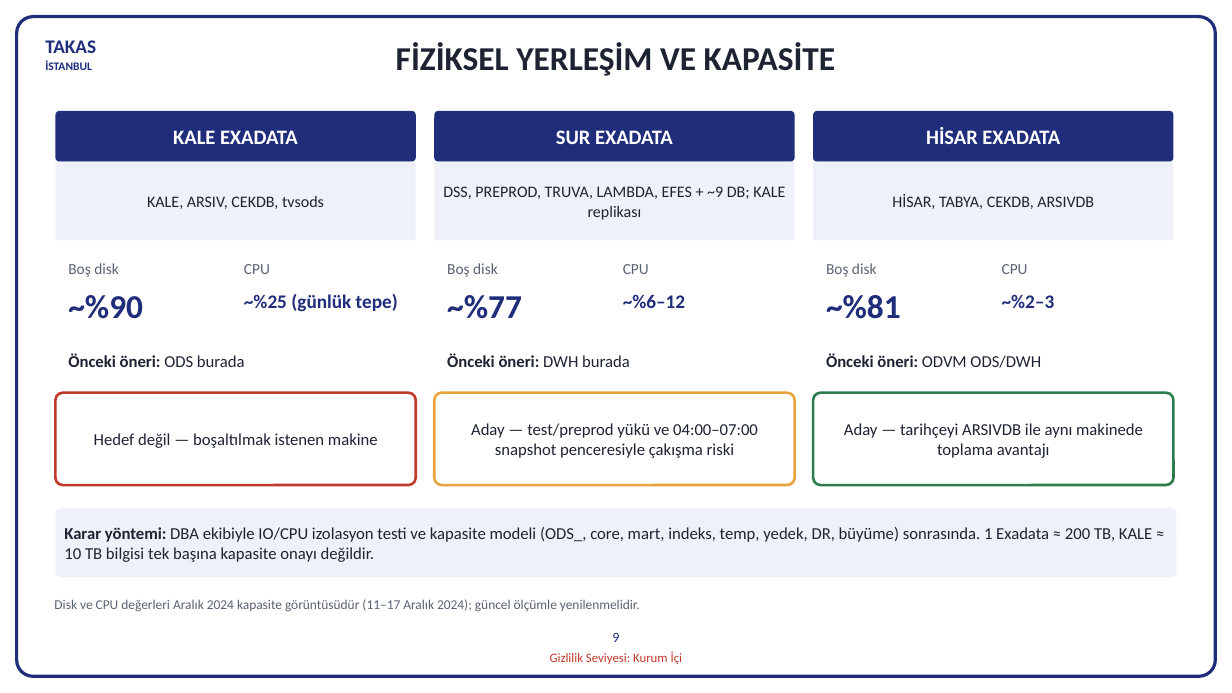
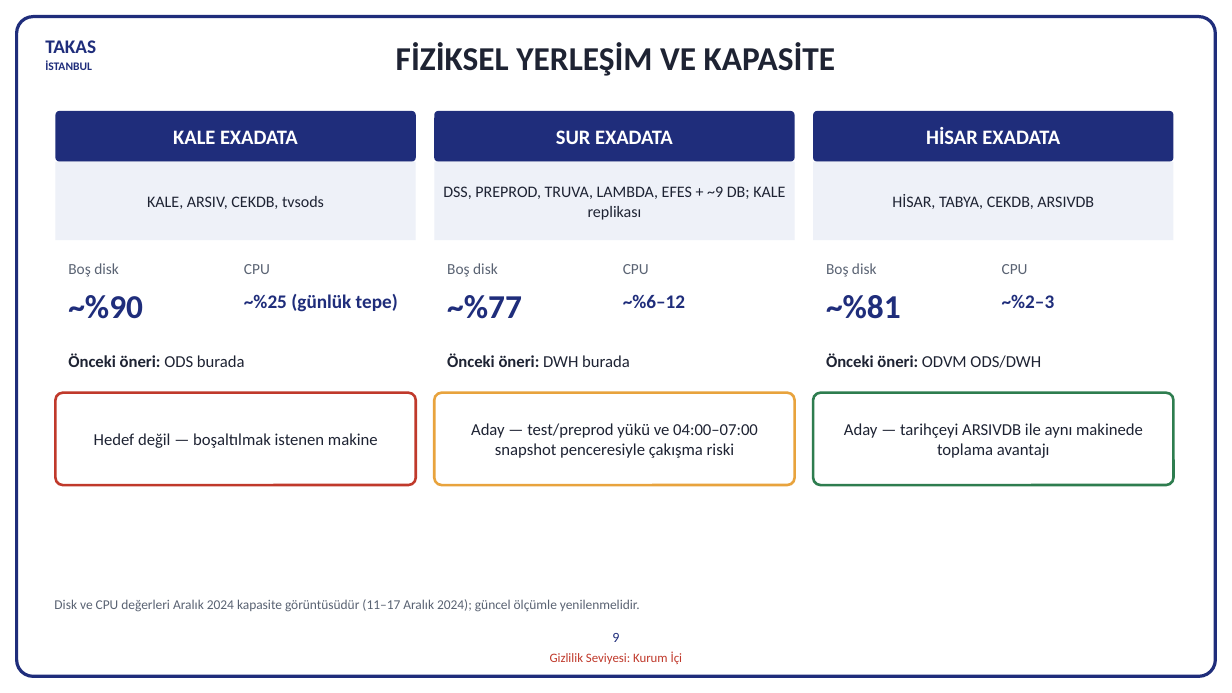
Before and after one commit to hanifidemirel0/Cursor-Projects, a slide deck: slide 9 of outputs/dwh-sunum-kasim-2026/5 - DWHSunum_Kasim2026.pptx. Drawn at 1232x693 pixels with LibreOffice and Linux fonts; fonts in the diff are those of the drawing. Boxes give left, top, right and bottom in pixels: in the first picture for what was removed or moved away, otherwise in the second. Text is boxed around its words. In the diff, an @@ line names an element or a change of style, - is before the commit and + after.

```diff
--- a/outputs/dwh-sunum-kasim-2026/5 - DWHSunum_Kasim2026.pptx
+++ b/outputs/dwh-sunum-kasim-2026/5 - DWHSunum_Kasim2026.pptx
@@ rounded rectangle removed at box(55, 508, 1177, 578) @@
-Karar yöntemi: DBA ekibiyle IO/CPU izolasyon testi ve kapasite modeli (ODS_, core, mart, indeks, temp, yedek, DR, büyüme) sonrasında. 1 Exadata ≈ 200 TB, KALE ≈ 10 TB bilgisi tek başına kapasite onayı değildir.
```
Also in this commit, not shown: 2 other files.
